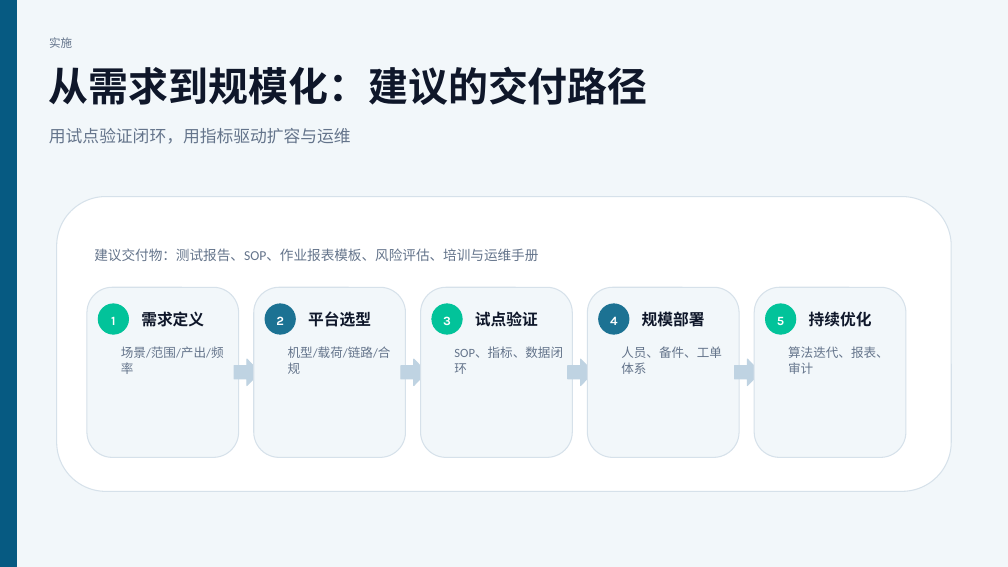
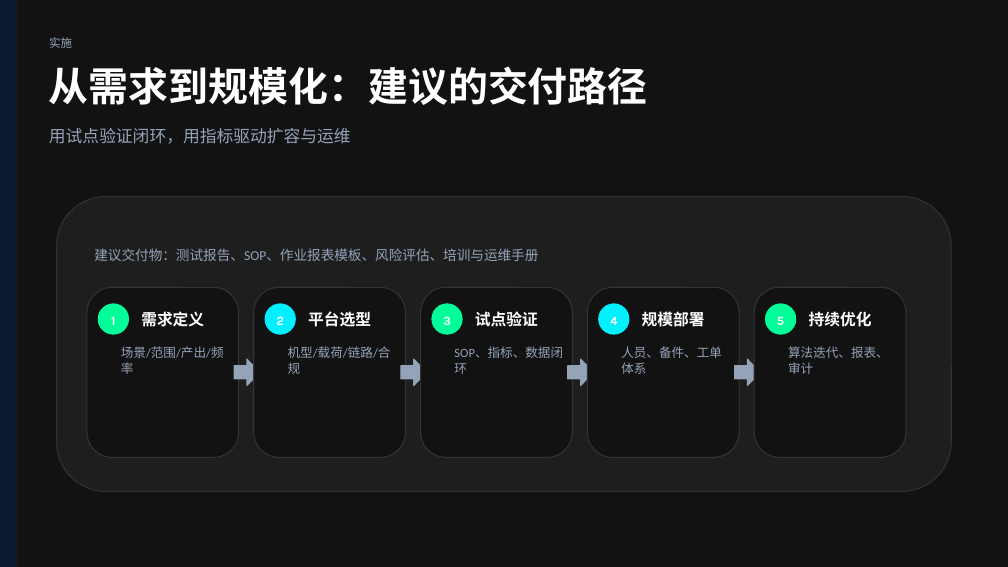
Before and after one commit to MrPluto0/MrPluto0, a slide deck: slide 8 of 无人机_概览.pptx. Drawn at 1008x567 pixels with LibreOffice and Linux fonts; fonts in the diff are those of the drawing. Boxes give left, top, right and bottom in pixels: in the first picture for what was removed or moved away, otherwise in the second. Text is boxed around its words. In the diff, an @@ line names an element or a change of style, - is before the commit and + after.

```diff
--- a/无人机_概览.pptx
+++ b/无人机_概览.pptx
@@ background #F2F7FA to #121212 @@
@@ rectangle at (0, 0, 17, 567): fill #065A82 to #0A1A2F; outline #065A82 1 pt to #0A1A2F 1 pt @@
@@ rounded rectangle at (57, 197, 951, 492): fill #FFFFFF to #1E1E1E; outline #D6E1EA 1 pt to #333333 1 pt @@
@@ text colour #64748B to #94A3B8 in 8 elements at (49, 37, 72, 48), (49, 128, 351, 144), (121, 346, 224, 374), (288, 346, 391, 374), (454, 347, 563, 374), (621, 346, 722, 374), (788, 346, 889, 374), (94, 248, 538, 261) @@
@@ fill #F2F7FA to #121212; outline #D6E1EA 1 pt to #333333 1 pt in 5 elements at (87, 287, 239, 457), (254, 287, 406, 457), (420, 287, 572, 457), (588, 287, 740, 457), (755, 287, 907, 457) @@
@@ ellipse at (265, 304, 296, 334): fill #1C7293 to #00F0FF; outline #1C7293 1 pt to #00F0FF 1 pt @@
@@ ellipse at (599, 304, 629, 334): fill #1C7293 to #00F0FF; outline #1C7293 1 pt to #00F0FF 1 pt @@
@@ fill #02C39A to #00FF99; outline #02C39A 1 pt to #00FF99 1 pt in 3 elements at (98, 304, 129, 334), (432, 304, 462, 334), (766, 304, 796, 334) @@
@@ text colour #0F172A to #FFFFFF in 6 elements at (49, 66, 648, 105), (141, 311, 204, 327), (308, 311, 371, 327), (475, 311, 538, 327), (642, 309, 705, 330), (809, 311, 872, 327) @@
@@ fill #BFD3E2 to #94A3B8; outline #BFD3E2 1 pt to #94A3B8 1 pt in 4 elements at (234, 359, 260, 386), (401, 359, 426, 386), (568, 359, 594, 386), (735, 359, 761, 386) @@
```
Also in this commit, not shown: 9 other slides changed, 1 slide added, 3 other files.
